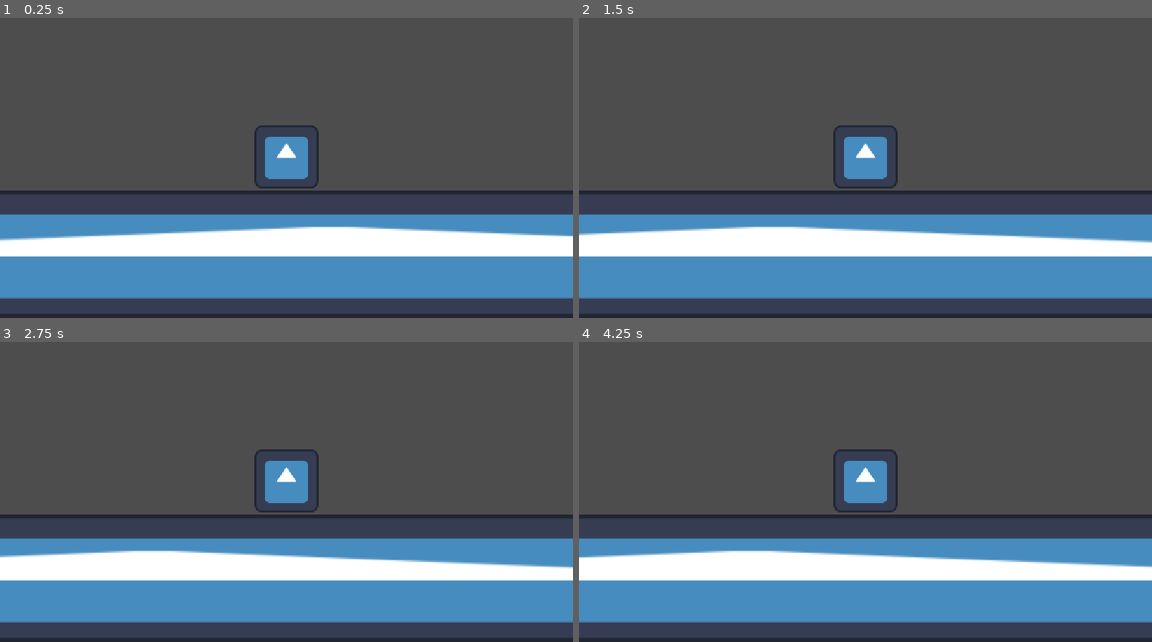
Above: before the commit, frames 1-4 (two rows, left to right).
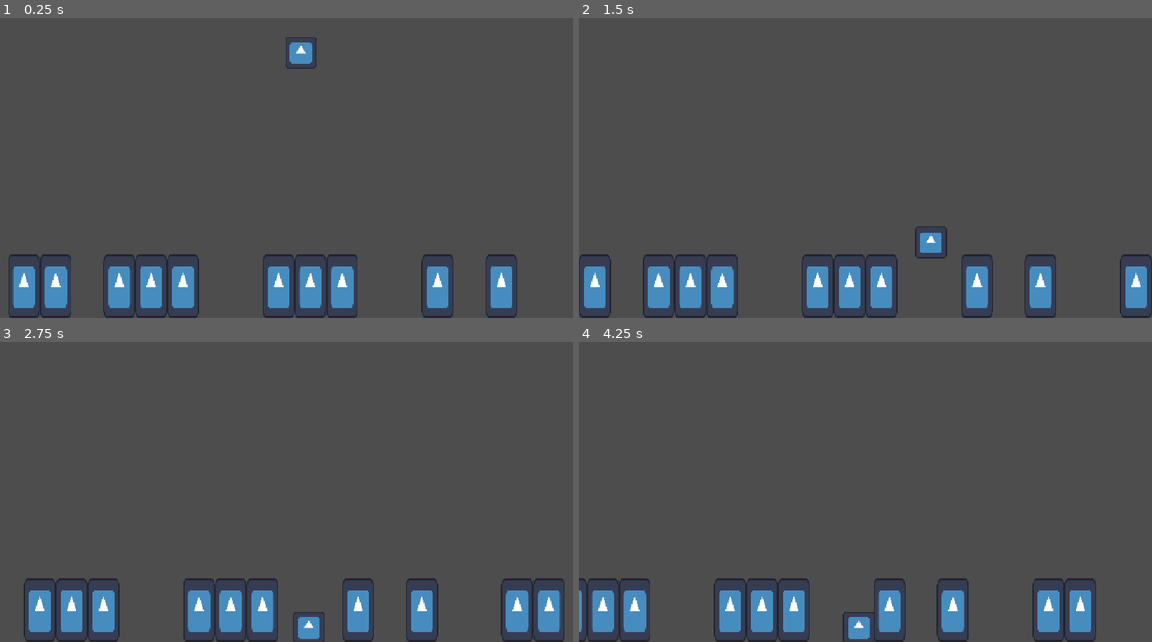
Above: after the commit, the same moments.

Repository: PranitJalan/ai
Game: Godot game, scene res://Game/Level/Level.tscn
Two runs of this game, one before a commit and one after it. Both use one fixed random seed, a clock stepped at 60 frames per second and the inputs below. The engine's default icon, where the game draws it, is replaced by a stand-in: a white triangle on a blue panel in a dark square.
Inputs (mouse positions are in pixels of both pictures, inside the frame that each line leads up to):
- Up to frame 1 (0.25 s): no input
- Up to frame 2 (1.5 s): tap Enter at 0.5 s; move the mouse to (991, 141) at 0.52 s; hold D (right) from 0.53 s (still down); tap Alt at 0.6 s; click (991, 141) at 0.67 s; tap Space (jump) at 0.77 s; move the mouse to (750, 174) at 1.27 s; tap Shift at 1.35 s
- Up to frame 3 (2.75 s): tap Space (jump) at 1.52 s; move the mouse to (343, 411) at 2.02 s; release D (right) at 2.03 s; hold A (left) from 2.03 s (still down); tap Alt at 2.1 s
- Up to frame 4 (4.25 s): move the mouse to (836, 546) at 2.77 s; release A (left) at 2.78 s; hold D (right) from 2.78 s (still down); tap Shift at 2.85 s; click (836, 546) at 2.92 s; tap Space (jump) at 3.02, 3.77 s; move the mouse to (1037, 528) at 3.52 s; tap Alt at 3.6 s

The runs differ from the first frame. In frame 1, 31% of the frame differs, in the area x 0-100%, y 6-100%; in frame 2, 30%; in frame 3, 30%; in frame 4, 31%, in the area x 0-100%, y 35-100%.

Commit message:
made level

Diff:
--- a/Game/Level/Level.tscn
+++ b/Game/Level/Level.tscn
@@ -1,14 +1,15 @@
 [gd_scene format=3 uid="uid://crpqdtblifrls"]
 
-[ext_resource type="Texture2D" uid="uid://dqfbl2w3qjiry" path="res://icon.svg" id="1_q5rww"]
 [ext_resource type="PackedScene" uid="uid://btwn5321i122u" path="res://Game/Player/Player.tscn" id="2_1kyln"]
+[ext_resource type="Script" uid="uid://cncb0hh55kfqq" path="res://Game/Level/block.gd" id="2_q5rww"]
+[ext_resource type="PackedScene" uid="uid://c3xypq4jxippw" path="res://Game/Level/Level_segment.tscn" id="3_1kyln"]
+
+[sub_resource type="WorldBoundaryShape2D" id="WorldBoundaryShape2D_afmmk"]
+normal = Vector2(0.9999946, 0.003300312)
+distance = -314.00488
 
 [sub_resource type="WorldBoundaryShape2D" id="WorldBoundaryShape2D_qr5sa"]
-distance = 65.0
-
-[sub_resource type="WorldBoundaryShape2D" id="WorldBoundaryShape2D_afmmk"]
-normal = Vector2(0.999898, 0.014284257)
-distance = -331.98856
+distance = -1.0
 
 [sub_resource type="WorldBoundaryShape2D" id="WorldBoundaryShape2D_yv1b8"]
 normal = Vector2(-1, 0)
@@ -16,21 +17,26 @@
 
 [node name="Node2D" type="Node2D" unique_id=291141560]
 
-[node name="Area2D" type="StaticBody2D" parent="." unique_id=484039998]
+[node name="Playr" parent="." unique_id=278357517 instance=ExtResource("2_1kyln")]
+position = Vector2(605, 84)
 
-[node name="CollisionShape2D" type="CollisionShape2D" parent="Area2D" unique_id=1684511999]
-shape = SubResource("WorldBoundaryShape2D_qr5sa")
+[node name="Area2D2" type="StaticBody2D" parent="." unique_id=314994065]
 
-[node name="CollisionShape2D2" type="CollisionShape2D" parent="Area2D" unique_id=1409396093]
+[node name="CollisionShape2D2" type="CollisionShape2D" parent="Area2D2" unique_id=1409396093]
+position = Vector2(314, 375)
 shape = SubResource("WorldBoundaryShape2D_afmmk")
 
-[node name="Sprite2D" type="Sprite2D" parent="Area2D" unique_id=263883569]
-position = Vector2(1, 2)
-scale = Vector2(37.054688, 1)
-texture = ExtResource("1_q5rww")
+[node name="CollisionShape2D" type="CollisionShape2D" parent="Area2D2" unique_id=1684511999]
+position = Vector2(576, 649)
+shape = SubResource("WorldBoundaryShape2D_qr5sa")
+debug_color = Color(1, 1, 1, 0.41960785)
 
-[node name="CollisionShape2D3" type="CollisionShape2D" parent="Area2D" unique_id=1015266972]
+[node name="CollisionShape2D3" type="CollisionShape2D" parent="Area2D2" unique_id=1015266972]
+position = Vector2(909, 352)
 shape = SubResource("WorldBoundaryShape2D_yv1b8")
 
-[node name="Playr" parent="." unique_id=278357517 instance=ExtResource("2_1kyln")]
-position = Vector2(-44, -202)
+[node name="Node2D" type="Node2D" parent="." unique_id=867314739]
+script = ExtResource("2_q5rww")
+block_size = Vector2(64, 128)
+scroll_speed = 64
+block = ExtResource("3_1kyln")
--- /dev/null
+++ b/Game/Level/Level_segment.tscn
@@ -0,0 +1,16 @@
+[gd_scene format=3 uid="uid://c3xypq4jxippw"]
+
+[ext_resource type="Texture2D" uid="uid://dqfbl2w3qjiry" path="res://icon.svg" id="1_vhlla"]
+
+[sub_resource type="RectangleShape2D" id="RectangleShape2D_7nvyl"]
+size = Vector2(128, 128)
+
+[node name="Node2D" type="AnimatableBody2D" unique_id=167107591]
+scale = Vector2(0.5, 1)
+sync_to_physics = false
+
+[node name="Sprite2D" type="Sprite2D" parent="." unique_id=302597157]
+texture = ExtResource("1_vhlla")
+
+[node name="CollisionShape2D" type="CollisionShape2D" parent="." unique_id=1502050392]
+shape = SubResource("RectangleShape2D_7nvyl")
--- /dev/null
+++ b/Game/Level/block.gd
@@ -0,0 +1,42 @@
+extends Node2D
+
+@export var block_size := Vector2(0, 0)
+@export var scroll_speed := 0
+
+@export var block : PackedScene
+
+
+var global_spawn := 0.0
+
+func _ready() -> void:
+	spawn_level()
+
+
+
+func _process(delta: float) -> void:
+	position.x -= scroll_speed*delta
+	spawn_level()
+	remove_offscreen()
+
+func spawn_level():
+	var where_to_spawn = to_local(Vector2(get_viewport_rect().size.x + block_size.x*2, 0)).x
+	while global_spawn < where_to_spawn:
+		var size_cluster = randi_range(1 , 3)
+		for i in range(size_cluster):
+			global_spawn += block_size.x
+			spawn_block()
+
+
+		var size_gap = randi_range(1 , 3)
+		for i in range(size_gap):
+			global_spawn += block_size.x
+
+func remove_offscreen():
+	for i in get_children():
+		if i.global_position.x < -block_size.x*2:
+			i.queue_free()
+
+func spawn_block():
+	var blocky = block.instantiate()
+	blocky.position = Vector2(global_spawn, (get_viewport_rect().size.y - block_size.y/2))
+	add_child(blocky)
--- a/Game/Player/Player.tscn
+++ b/Game/Player/Player.tscn
@@ -15,6 +15,3 @@
 
 [node name="Sprite2D" type="Sprite2D" parent="." unique_id=314084500]
 texture = ExtResource("2_fd82q")
-
-[node name="Camera2D" type="Camera2D" parent="." unique_id=667121216]
-zoom = Vector2(2, 2)
--- a/Game/Player/node_2d.gd
+++ b/Game/Player/node_2d.gd
@@ -1,7 +1,7 @@
 extends CharacterBody2D
 
 
-@export var gravity := 400
+@export var gravity := 900
 @export var friction := 300
 @export var acceleration := 300
 @export var max_speed := 1000
@@ -10,7 +10,7 @@
 var direction := 0
 var jump := false
 
-func _process(delta: float) -> void:
+func _physics_process(delta: float) -> void:
 	get_input()
 	do_movement(delta)
 	move_and_slide()
@@ -30,5 +30,5 @@
 		if jump:
 			velocity.y -= jump_strength
 	else:
-		velocity.y += gravity
+		velocity.y += gravity*delta
 	jump = false
Not shown, added: Game/Level/block.gd.uid
